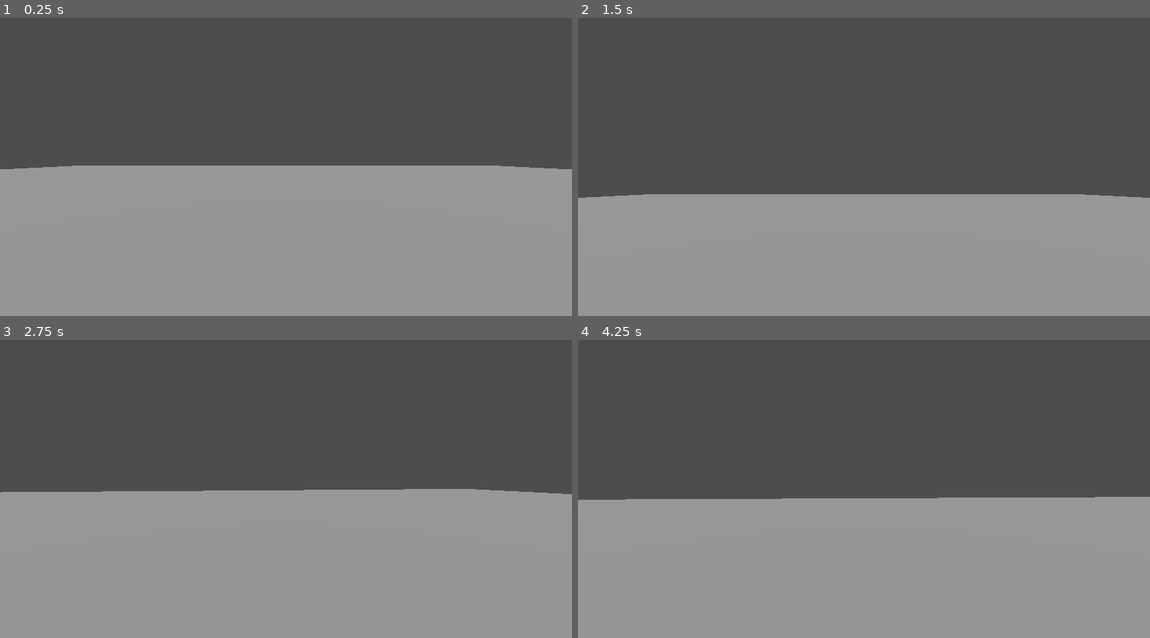
Above: before the commit, frames 1-4 (two rows, left to right).
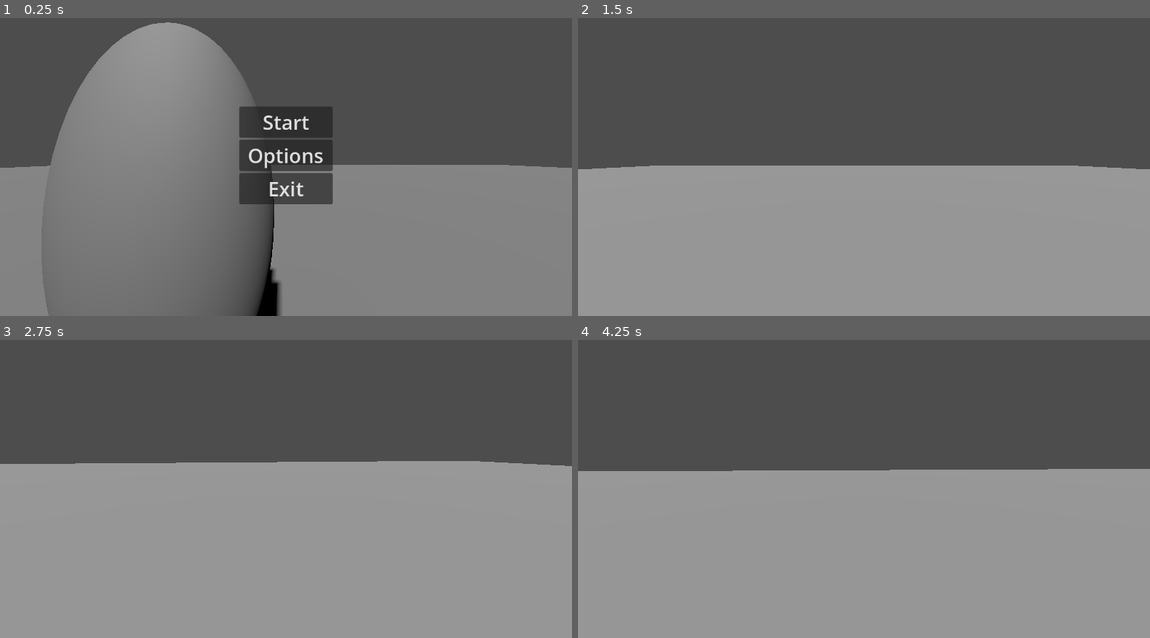
Above: after the commit, the same moments.

Repository: AqueleTaldoGabo/FelpoJam-Semtideiz
Game: Godot game, scene res://Source/main.tscn
Two runs of this game, one before a commit and one after it. Both use one fixed random seed, a clock stepped at 60 frames per second and the inputs below.
Inputs (mouse positions are in pixels of both pictures, inside the frame that each line leads up to):
- Up to frame 1 (0.25 s): no input
- Up to frame 2 (1.5 s): click (864, 155) at 0.5 s, where only the run after the commit has a clickable "Options"; click (864, 122) at 1.25 s, where only the run after the commit has a clickable "Start"
- Up to frame 3 (2.75 s): tap Enter at 2 s; move the mouse to (314, 477) at 2.02 s; hold W (anda_frente) from 2.03 s (still down); click (314, 477) at 2.17 s
- Up to frame 4 (4.25 s): keep holding W (anda_frente); move the mouse to (835, 477) at 2.77 s; click (835, 477) at 2.92 s; move the mouse to (875, 471) at 3.52 s; click (875, 471) at 3.67 s

The runs differ from the first frame. In frame 1, 36% of the frame differs, in the area x 0-100%, y 1-100%; in frame 2, 9.6%; in frame 3, 9.4%; in frame 4, 9.5%.

Commit message:
Fiz um menu
meio meh mas da pra dar umas mudança dboas

Diff:
--- /dev/null
+++ b/Source/Levels/Cena1.tscn
@@ -0,0 +1,29 @@
+[gd_scene format=3 uid="uid://mq5h3p2in5jw"]
+
+[ext_resource type="Script" uid="uid://cxn41at0x3823" path="res://Source/Levels/cena_1.gd" id="1_ovw4t"]
+[ext_resource type="PackedScene" uid="uid://b78keg0ignt8j" path="res://Source/Player/player.tscn" id="1_wcs6w"]
+
+[sub_resource type="BoxShape3D" id="BoxShape3D_ovw4t"]
+size = Vector3(60, 2, 60)
+
+[sub_resource type="BoxMesh" id="BoxMesh_22hde"]
+size = Vector3(60, 2, 60)
+
+[node name="Cena1" type="Node" unique_id=1119634821]
+script = ExtResource("1_ovw4t")
+
+[node name="Chão" type="StaticBody3D" parent="." unique_id=561460632]
+transform = Transform3D(1, 0, 0, 0, 1, 0, 0, 0, 1, 0, -0.9999995, 0)
+
+[node name="Bloco" type="CollisionShape3D" parent="Chão" unique_id=631578560]
+shape = SubResource("BoxShape3D_ovw4t")
+
+[node name="MeshInstance3D" type="MeshInstance3D" parent="Chão" unique_id=2048760675]
+mesh = SubResource("BoxMesh_22hde")
+
+[node name="Player" parent="." unique_id=1240492296 instance=ExtResource("1_wcs6w")]
+transform = Transform3D(1, 0, 0, 0, 1, 0, 0, 0, 1, 0, 1, 0)
+
+[node name="DirectionalLight3D" type="DirectionalLight3D" parent="." unique_id=518452928]
+transform = Transform3D(0.99935937, -0.035789058, -1.5643894e-09, 0, -4.371139e-08, 1, -0.035789058, -0.99935937, -4.3683386e-08, 0, 10.860373, 0)
+shadow_enabled = true
--- /dev/null
+++ b/Source/Levels/cena_1.gd
@@ -0,0 +1,10 @@
+extends Node
+
+func _ready():
+	Input.mouse_mode = Input.MOUSE_MODE_CAPTURED
+
+func _input(event):
+	if event.is_action_pressed("ui_cancel"):
+		Input.mouse_mode = Input.MOUSE_MODE_VISIBLE
+	if event is InputEventMouseButton and event.button_index == MOUSE_BUTTON_LEFT and event.pressed:
+		Input.mouse_mode = Input.MOUSE_MODE_CAPTURED
--- a/Source/Player/player.gd
+++ b/Source/Player/player.gd
@@ -6,7 +6,6 @@
 var velocidade_objeto = Vector3.ZERO
 
 func _input(event: InputEvent) -> void:
-	Input.mouse_mode = Input.MOUSE_MODE_CAPTURED
 	if event is InputEventMouseMotion and Input.mouse_mode == Input.MOUSE_MODE_CAPTURED:
 		rotate_y(-event.relative.x * sensibilidade_mouse)
 		$Camera3D.rotate_x(-event.relative.y * sensibilidade_mouse)
--- a/Source/main.tscn
+++ b/Source/main.tscn
@@ -1,41 +1,69 @@
 [gd_scene format=3 uid="uid://lotggtps5xbm"]
 
-[ext_resource type="PackedScene" uid="uid://b78keg0ignt8j" path="res://Source/Player/player.tscn" id="1_ig7tw"]
+[ext_resource type="Script" uid="uid://dfmwc463f2b6r" path="res://Source/menu.gd" id="1_wkcc7"]
 
-[sub_resource type="GDScript" id="GDScript_ig7tw"]
-script/source = "extends Node
+[sub_resource type="SphereMesh" id="SphereMesh_wkcc7"]
 
-func _ready():
-	Input.mouse_mode = Input.MOUSE_MODE_CAPTURED
-
-func _input(event):
-	if event.is_action_pressed(\"ui_cancel\"):
-		Input.mouse_mode = Input.MOUSE_MODE_VISIBLE
-	if event is InputEventMouseButton and event.button_index == MOUSE_BUTTON_LEFT and event.pressed:
-		Input.mouse_mode = Input.MOUSE_MODE_CAPTURED
-"
-
-[sub_resource type="BoxShape3D" id="BoxShape3D_7dm0k"]
+[sub_resource type="BoxShape3D" id="BoxShape3D_kvypo"]
 size = Vector3(60, 2, 60)
 
-[sub_resource type="BoxMesh" id="BoxMesh_ig7tw"]
+[sub_resource type="BoxMesh" id="BoxMesh_p7x2e"]
 size = Vector3(60, 2, 60)
 
 [node name="Main" type="Node" unique_id=1376397151]
-script = SubResource("GDScript_ig7tw")
 
-[node name="Chão" type="StaticBody3D" parent="." unique_id=1981061746]
+[node name="Pivot" type="Node3D" parent="." unique_id=594682466]
+transform = Transform3D(1, 0, 0, 0, 1, 0, 0, 0, 1, -0.56470275, 1.0213968, -1.1410606)
+
+[node name="MeshInstance3D" type="MeshInstance3D" parent="Pivot" unique_id=1911514808]
+transform = Transform3D(1, 0, 0, 0, 2, 0, 0, 0, 1, 0, 0, 0)
+mesh = SubResource("SphereMesh_wkcc7")
+
+[node name="Camera3D" type="Camera3D" parent="." unique_id=2010149393]
+transform = Transform3D(1, 0, 0, 0, 1, 0, 0, 0, 1, 0, 1.348099, 0)
+
+[node name="Chão" type="StaticBody3D" parent="." unique_id=552117241]
 transform = Transform3D(1, 0, 0, 0, 1, 0, 0, 0, 1, 0, -0.9999995, 0)
 
-[node name="Bloco" type="CollisionShape3D" parent="Chão" unique_id=414786639]
-shape = SubResource("BoxShape3D_7dm0k")
+[node name="Bloco" type="CollisionShape3D" parent="Chão" unique_id=1146601060]
+shape = SubResource("BoxShape3D_kvypo")
 
-[node name="MeshInstance3D" type="MeshInstance3D" parent="Chão" unique_id=1146803504]
-mesh = SubResource("BoxMesh_ig7tw")
+[node name="MeshInstance3D" type="MeshInstance3D" parent="Chão" unique_id=1302418315]
+mesh = SubResource("BoxMesh_p7x2e")
 
-[node name="DirectionalLight3D" type="DirectionalLight3D" parent="." unique_id=674438269]
-transform = Transform3D(1, 0, 0, 0, -4.371139e-08, 1, 0, -1, -4.371139e-08, 0, 15, 0)
+[node name="VBoxContainer" type="VBoxContainer" parent="." unique_id=1148657374]
+anchors_preset = 8
+anchor_left = 0.5
+anchor_top = 0.5
+anchor_right = 0.5
+anchor_bottom = 0.5
+offset_left = -94.0
+offset_top = -98.5
+offset_right = 94.0
+offset_bottom = 98.5
+grow_horizontal = 2
+grow_vertical = 2
+script = ExtResource("1_wkcc7")
+
+[node name="BotaoStart" type="Button" parent="VBoxContainer" unique_id=1096133034]
+layout_mode = 2
+theme_override_font_sizes/font_size = 40
+text = "Start
+"
+
+[node name="BotaoOptions" type="Button" parent="VBoxContainer" unique_id=488145552]
+layout_mode = 2
+theme_override_font_sizes/font_size = 40
+text = "Options"
+
+[node name="BotaoSair" type="Button" parent="VBoxContainer" unique_id=413538445]
+layout_mode = 2
+theme_override_font_sizes/font_size = 40
+text = "Exit"
+
+[node name="DirectionalLight3D" type="DirectionalLight3D" parent="." unique_id=1021556705]
+transform = Transform3D(0.99935937, -0.035789058, -1.5643894e-09, 0.022797398, 0.6365854, 0.77086914, -0.02758868, -0.7703753, 0.63699347, 0.4566462, 5.9785156, 4.0120487)
 shadow_enabled = true
 
-[node name="Player" parent="." unique_id=1240492296 instance=ExtResource("1_ig7tw")]
-transform = Transform3D(1, 0, 0, 0, 1, 0, 0, 0, 1, 0, 1, 0)
+[connection signal="pressed" from="VBoxContainer/BotaoStart" to="VBoxContainer" method="_on_botao_start_pressed"]
+[connection signal="pressed" from="VBoxContainer/BotaoSair" to="VBoxContainer" method="_on_botao_sair_pressed"]
--- /dev/null
+++ b/Source/menu.gd
@@ -0,0 +1,9 @@
+extends VBoxContainer
+
+const CENA_1 = preload("uid://mq5h3p2in5jw")
+
+func _on_botao_start_pressed() -> void:
+	get_tree().change_scene_to_packed(CENA_1)
+
+func _on_botao_sair_pressed() -> void:
+	get_tree().quit()
Not shown, added: Source/Levels/cena_1.gd.uid
